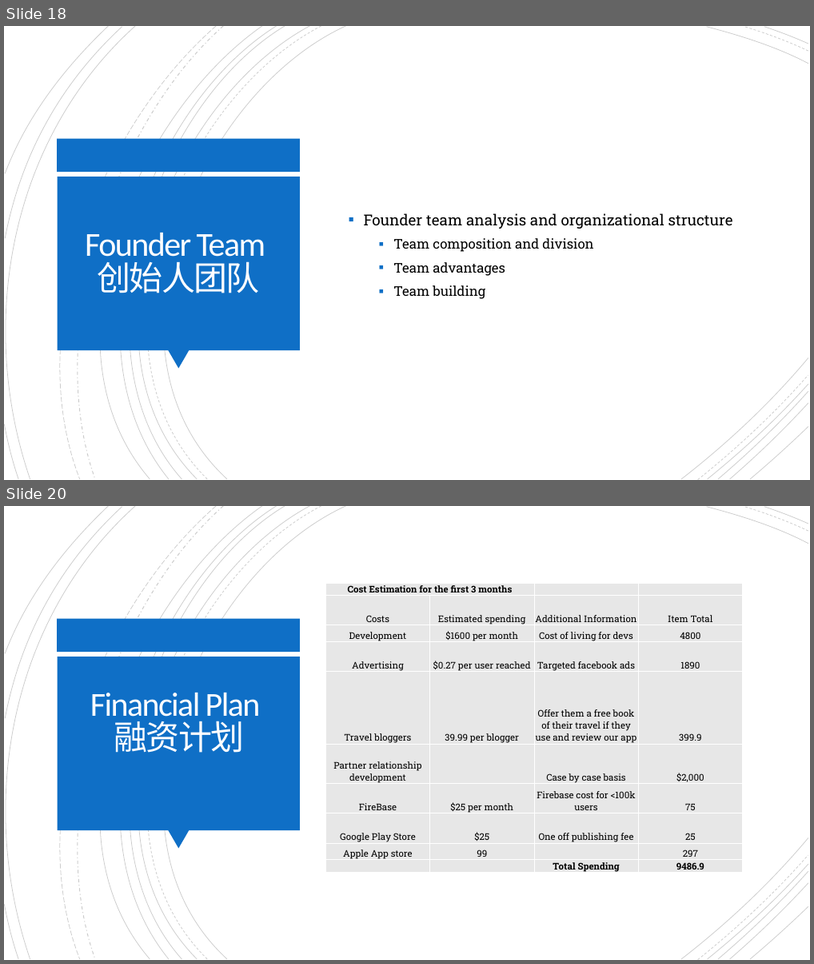
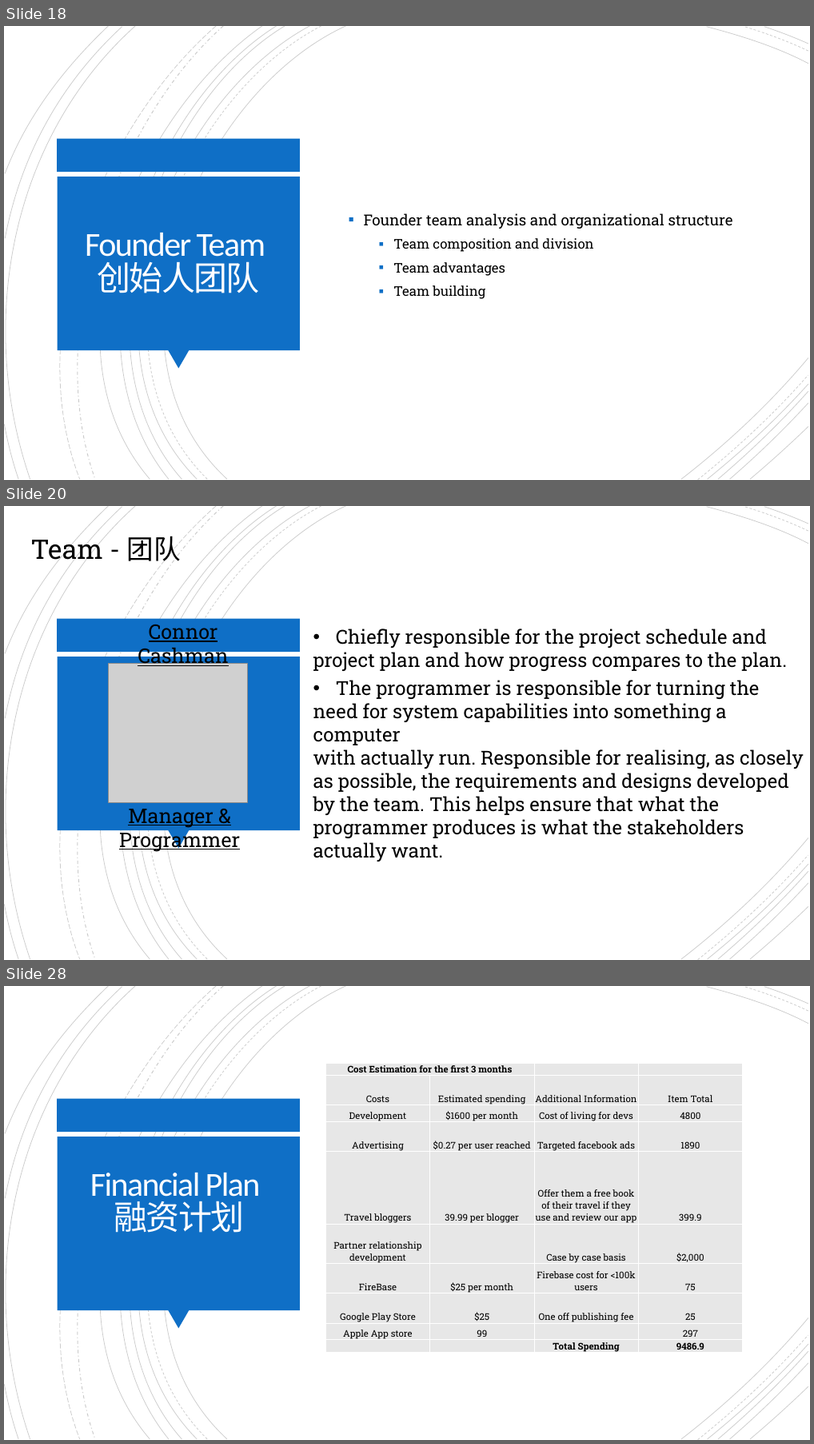
Before and after one commit to SummerProgram2018/AdvenShare, a slide deck: Advenshare Final ppt.pptx. Shown one above the other, each under a label of ours: slides 18 and 20 before the commit, slides 18, 20 and 28 after it; the slides between them are not shown. The pictures are 814x964 and 814x1444 pixels, drawn with LibreOffice and Linux fonts; fonts in the diff are those of the drawing; grey boxes stand for pictures. Boxes give left, top, right and bottom in pixels: in the first picture for what was removed or moved away, otherwise in the second. Text is boxed around its words. In the diff, an @@ line names an element or a change of style, - is before the commit and + after.

Commit message:
final presentation

```diff
--- a/Advenshare Final ppt.pptx
+++ b/Advenshare Final ppt.pptx
@@ slide 20 added at <box>4,506,810,960</box>, background #FFFFFF; not listed: 24 template elements that a slide beside it also shows @@
@@ text added at <box>31,535,181,566</box>, 32 pt, text #000000 @@
+Team - 团队
@@ text added at <box>138,624,228,668</box>, 24 pt, text #000000, underline @@
+Connor Cashman
@@ text added at <box>314,628,803,838</box>, 23 pt, text #000000 @@
+• Chiefly responsible for the project schedule and
+project plan and how progress compares to the plan.
+• The programmer is responsible for turning the
+need for system capabilities into something a computer
+with actually run. Responsible for realising, as closely
+as possible, the requirements and designs developed
+by the team. This helps ensure that what the
+programmer produces is what the stakeholders
+actually want.
@@ picture added at <box>108,664,247,803</box> @@
@@ text added at <box>119,808,240,852</box>, 24 pt, text #000000, underline @@
+Manager & Programmer
@@ what was slide 20 is now slide 28 @@
```
Also in this commit, not shown: 8 other slides added, 1 slide removed, 1 other file.
